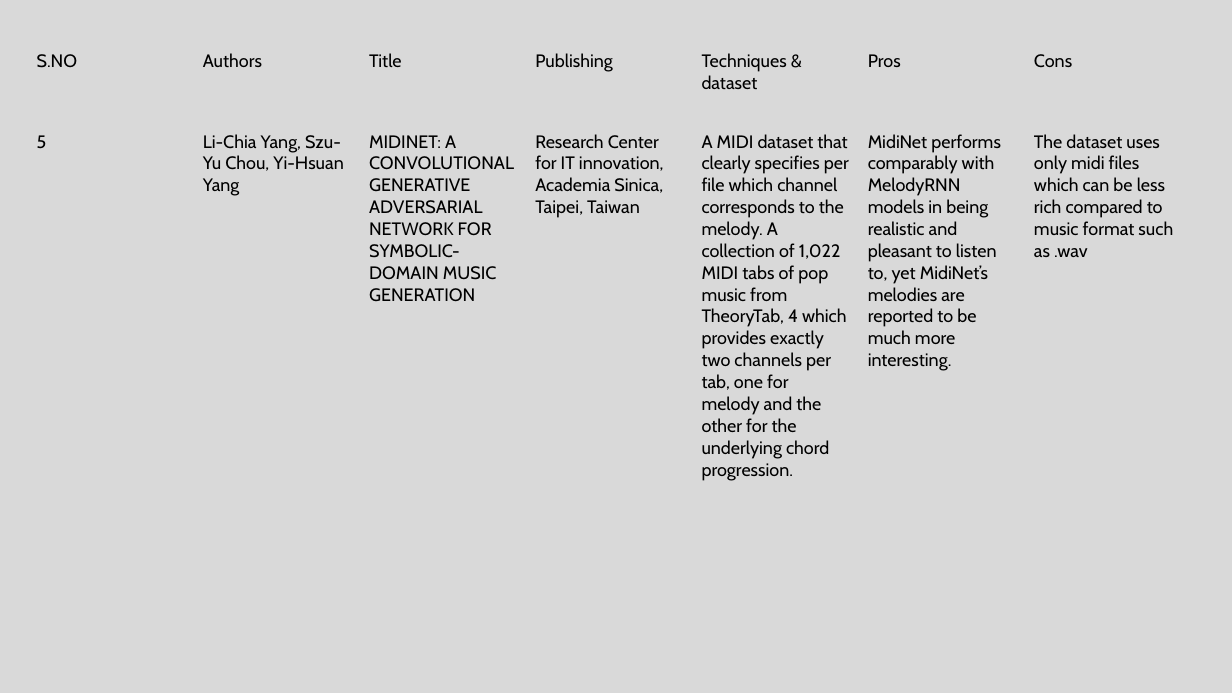
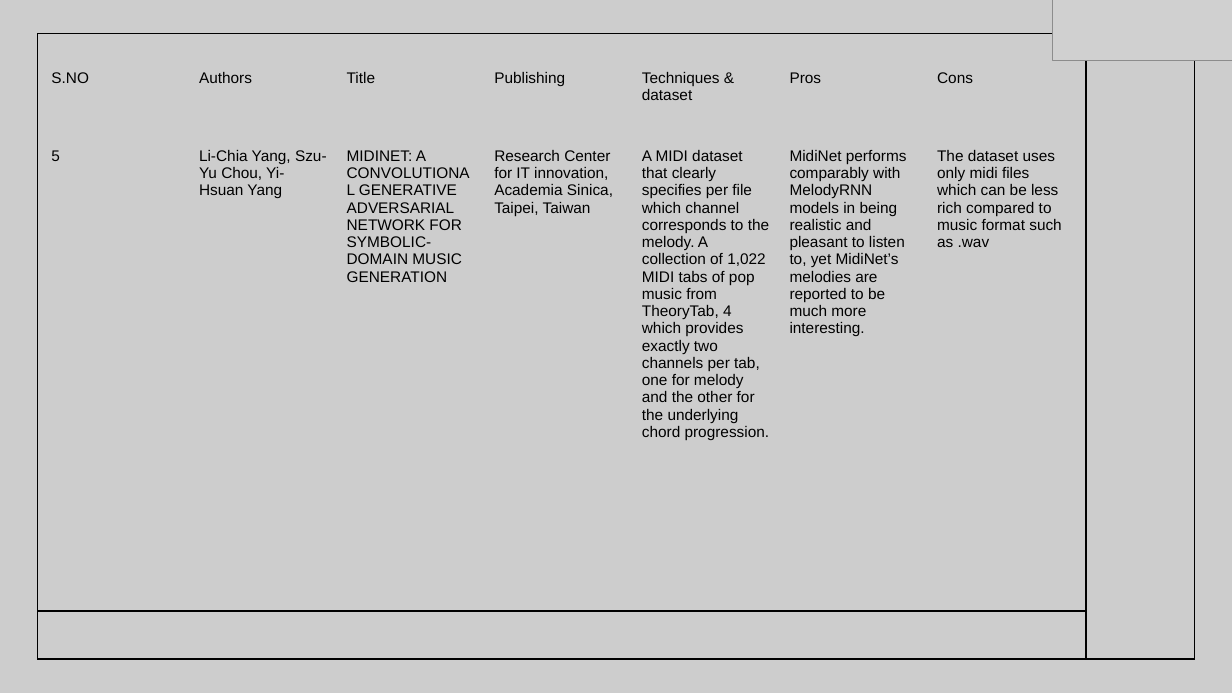
Before and after one commit to 2010030151-satya/Music-generation, a slide deck: slide 10 of presentations/aids_review1.pptx. Drawn at 1232x693 pixels with LibreOffice and Linux fonts; fonts in the diff are those of the drawing; grey boxes stand for pictures. Boxes give left, top, right and bottom in pixels: in the first picture for what was removed or moved away, otherwise in the second. Text is boxed around its words. In the diff, an @@ line names an element or a change of style, - is before the commit and + after.

```diff
--- a/presentations/aids_review1.pptx
+++ b/presentations/aids_review1.pptx
@@ rectangle added at [0, 0, 1232, 693], fill #000000 at 5% opacity @@
@@ picture added at [1053, 0, 1232, 60] @@
@@ rectangle added at [37, 34, 1195, 660], outline #000000 1 pt @@
@@ line added from (1086, 34) to (1086, 659), #000000 1 pt @@
@@ table at [43, 65, 1078, 527] @@
@@ size 14 to 12 pt, font Cabin to Arial @@
@@ table: place and size @@
-table at [28, 45, 1192, 523]
+table at [43, 65, 1078, 527]
@@ line added from (38, 611) to (1086, 611), #000000 1 pt @@
```
Also in this commit, not shown: 13 other slides changed, 1 slide added, 2 other files.
